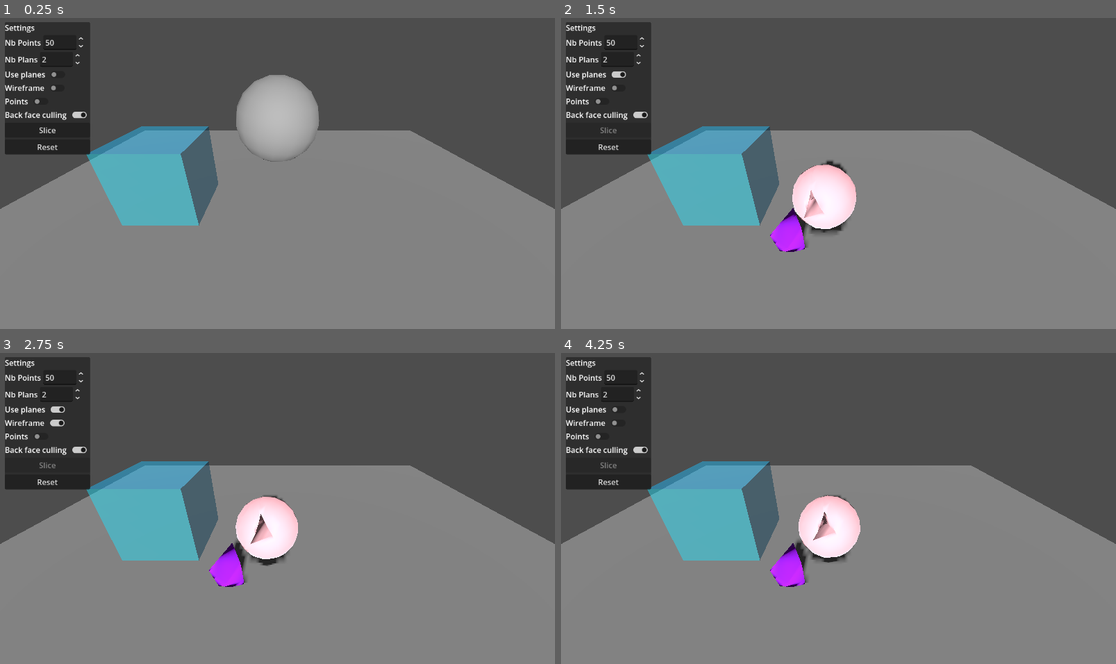
Above: before the commit, frames 1-4 (two rows, left to right).
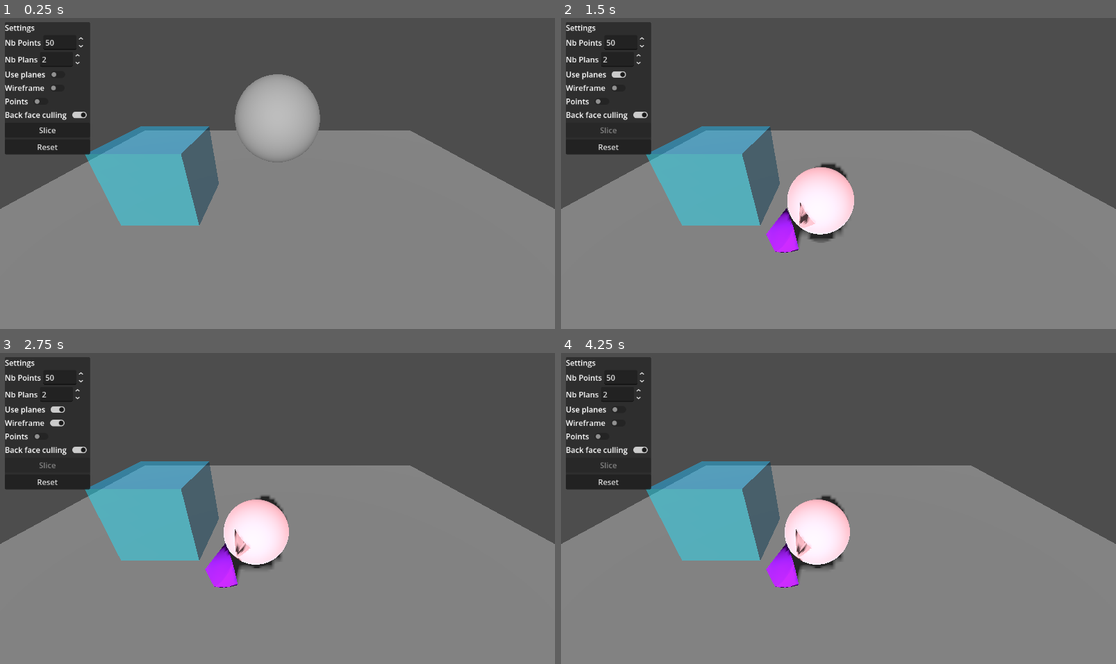
Above: after the commit, the same moments.

Repository: Rashnain/TER-2026
Game: Godot game, scene res://scenes/test.tscn
Same seed, same stepped clock (60 frames per second), same inputs: the game is played once before the commit and once after it.
Inputs (mouse positions are in pixels of both pictures, inside the frame that each line leads up to):
- Up to frame 1 (0.25 s): no input
- Up to frame 2 (1.5 s): click "Slice" at 0.5 s; click (616, 73) at 1.25 s
- Up to frame 3 (2.75 s): click (55, 424) at 2 s
- Up to frame 4 (4.25 s): click (616, 408) at 2.75 s; click (616, 424) at 3.5 s

The runs differ from the first frame. In frame 1, 0.2% of the frame differs, in the area x 15-58%, y 18-67%; in frame 2, 1.2%; in frame 3, 1.8%; in frame 4, 2.0%, in the area x 15-54%, y 34-76%.

Commit message:
plus de profiling

Diff:
--- a/projet/ter/scenes/test.tscn
+++ b/projet/ter/scenes/test.tscn
@@ -11,8 +11,6 @@
 size = Vector2(5, 5)
 
 [sub_resource type="SphereMesh" id="SphereMesh_errlg"]
-radial_segments = 16
-rings = 8
 
 [sub_resource type="BoxShape3D" id="BoxShape3D_iyx0m"]
 
--- a/projet/ter/scripts/mesh_slicer.gd
+++ b/projet/ter/scripts/mesh_slicer.gd
@@ -41,9 +41,13 @@
 
 	var mdt = MeshDataTool.new()
 	mdt.create_from_surface(array_mesh, 0)
+	print("mesh vertexes count = ", mdt.get_vertex_count())
+	print("mesh edge count = ", mdt.get_edge_count())
+	print("mesh faces count = ", mdt.get_face_count())
 
 	var intersection_points : PackedVector3Array = []
 
+	var start := Time.get_ticks_msec()
 	for i in range(mdt.get_face_count()):
 		var v1 := mdt.get_vertex(mdt.get_face_vertex(i, 0))
 		var v2 := mdt.get_vertex(mdt.get_face_vertex(i, 1))
@@ -80,12 +84,15 @@
 		else:
 			for piece in poly_right:
 				add_poly_to_st(st_right, piece)
+	var delta := Time.get_ticks_msec() - start
+	print("mesh slicing = ", delta, " ms")
 
 	if use_planes && intersection_points.size() >= 3:
 		PieceCreator.fill_cut_hole(st_left, intersection_points, plane)
 		PieceCreator.fill_cut_hole(st_right, intersection_points, -plane)
 	else:
 		for i in range(0, len(clip_indices), 3):
+			start = Time.get_ticks_msec()
 			#i = 2 * 3
 			var triangle := [clip_tetrahedron[clip_indices[i]], clip_tetrahedron[clip_indices[i + 1]], clip_tetrahedron[clip_indices[i + 2]]]
 			var ab = triangle[1] - triangle[0]
@@ -109,17 +116,24 @@
 					#&& ClipPolygon.distance_to_triangle(mdt2.get_vertex(p), triangle) < 0.001:
 				if ClipPolygon.distance_to_triangle(mdt2.get_vertex(p), triangle) < 0.001:
 					intersection_points.append(mdt2.get_vertex(p))
+			delta = Time.get_ticks_msec() - start
+			print("compute intersection sans clipper = ", delta, " ms")
+			print("intersection points sans clipper = ", intersection_points.size())
+			start = Time.get_ticks_msec()
 			for v in triangle:
 				#v = triangle[1]
 				#if ClipPolygon.is_point_inside_mesh(v, mdt2):
 				var inside := true
 				var distances: Array[float] = []
+				# TODO dédupliquer ici (marchera peut être pas)
 				for v2 in range(mdt.get_vertex_count()):
 					distances.append((mdt.get_vertex(v2) - v).length_squared())
 
 				var closest_vertex := ClipPolygon.mins_arr(distances)
+				print(closest_vertex)
 				for closest_index in closest_vertex:
-					#visualizer.show_points_3d([mdt.get_vertex(closest_index)], Color.RED, visualizer.points_node2)
+					if visualizer.points_node2.visible:
+						visualizer.show_points_3d([mdt.get_vertex(closest_index)], Color.RED, visualizer.points_node2)
 					#print("closest_vertex is ", closest_vertex)
 
 					for t in range(mdt.get_face_count()):
@@ -138,7 +152,9 @@
 					#print("v ", v, " is inside the mesh")
 					intersection_points.append(v)
 				#break
-			print("intersection_points.size() = ", intersection_points.size())
+			print("intersection points = ", intersection_points.size())
+			delta = Time.get_ticks_msec() - start
+			print("compute intersection clipper = ", delta, " ms")
 			if intersection_points.size() >= 3:
 				if visualizer.points_node2.visible:
 					visualizer.show_points_3d(intersection_points, Color.RED, visualizer.points_node2)
